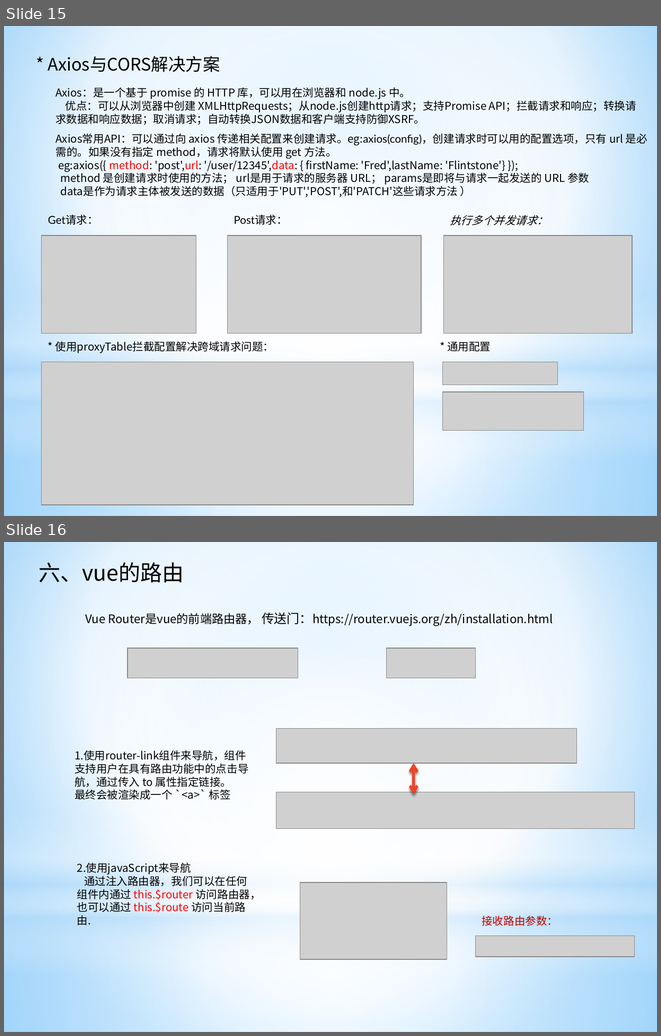
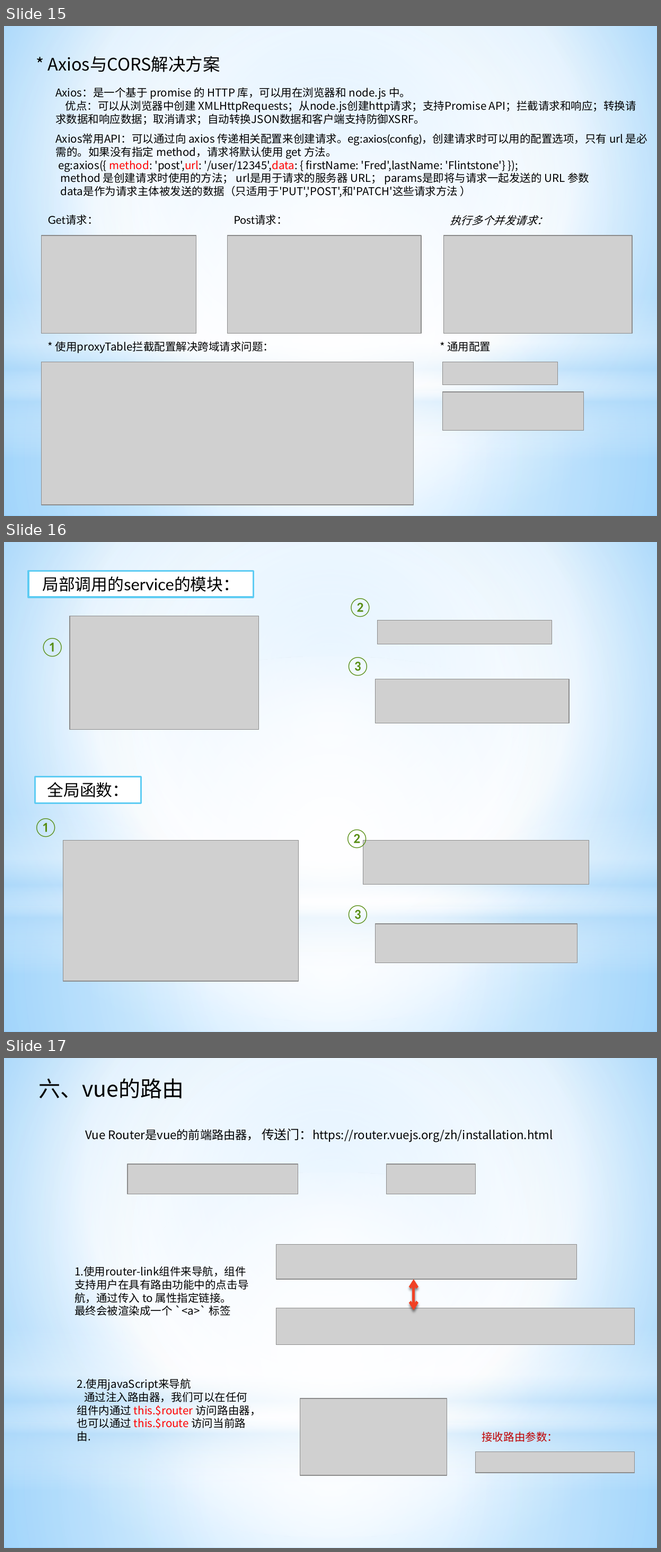
Before and after one commit to ManBaAQiang/vueProject, a slide deck: vue初探.pptx. Shown one above the other, each under a label of ours: slides 15 and 16 before the commit, slides 15, 16 and 17 after it. The pictures are 661x1036 and 661x1552 pixels, drawn with LibreOffice and Linux fonts; fonts in the diff are those of the drawing; grey boxes stand for pictures. Boxes give left, top, right and bottom in pixels: in the first picture for what was removed or moved away, otherwise in the second. Text is boxed around its words. In the diff, an @@ line names an element or a change of style, - is before the commit and + after.

Commit message:
ppt

```diff
--- a/vue初探.pptx
+++ b/vue初探.pptx
@@ slide 16 added at (4, 542, 657, 1032), background gradient #9ED5FF to #FFFFFF to #5BB9FF; not listed: 4 template elements that a slide beside it also shows @@
@@ rectangle added at (29, 571, 254, 597), fill #FFFFFF, outline #5ECCF3 2 pt, 18 pt, text #000000 @@
+局部调用的service的模块：
@@ text added at (350, 598, 370, 617), 20 pt, text #568D11 @@
+②
@@ picture added at (70, 616, 259, 730) @@
@@ picture added at (378, 620, 552, 644) @@
@@ text added at (42, 638, 62, 657), 20 pt, text #568D11 @@
+①
@@ text added at (348, 657, 368, 676), 20 pt, text #568D11 @@
+③
@@ picture added at (375, 679, 569, 723) @@
@@ rectangle added at (35, 776, 141, 803), fill #FFFFFF, outline #5ECCF3 2 pt, 18 pt, text #000000 @@
+全局函数：
@@ text added at (36, 818, 56, 837), 20 pt, text #568D11 @@
+①
@@ picture added at (63, 840, 299, 981) @@
@@ text added at (347, 829, 367, 848), 20 pt, text #568D11 @@
+②
@@ picture added at (363, 840, 589, 884) @@
@@ text added at (348, 905, 368, 924), 20 pt, text #568D11 @@
+③
@@ picture added at (375, 923, 576, 962) @@
@@ what was slide 16 is now slide 17 @@
```
Also in this commit, not shown: 2 other files.
